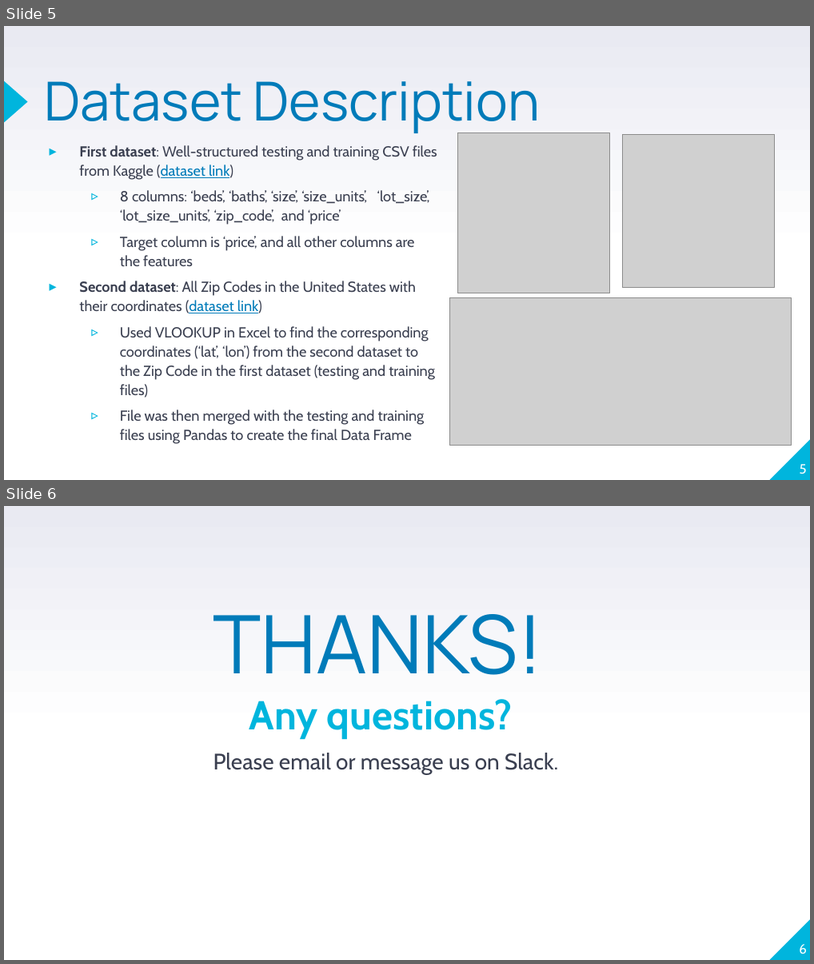
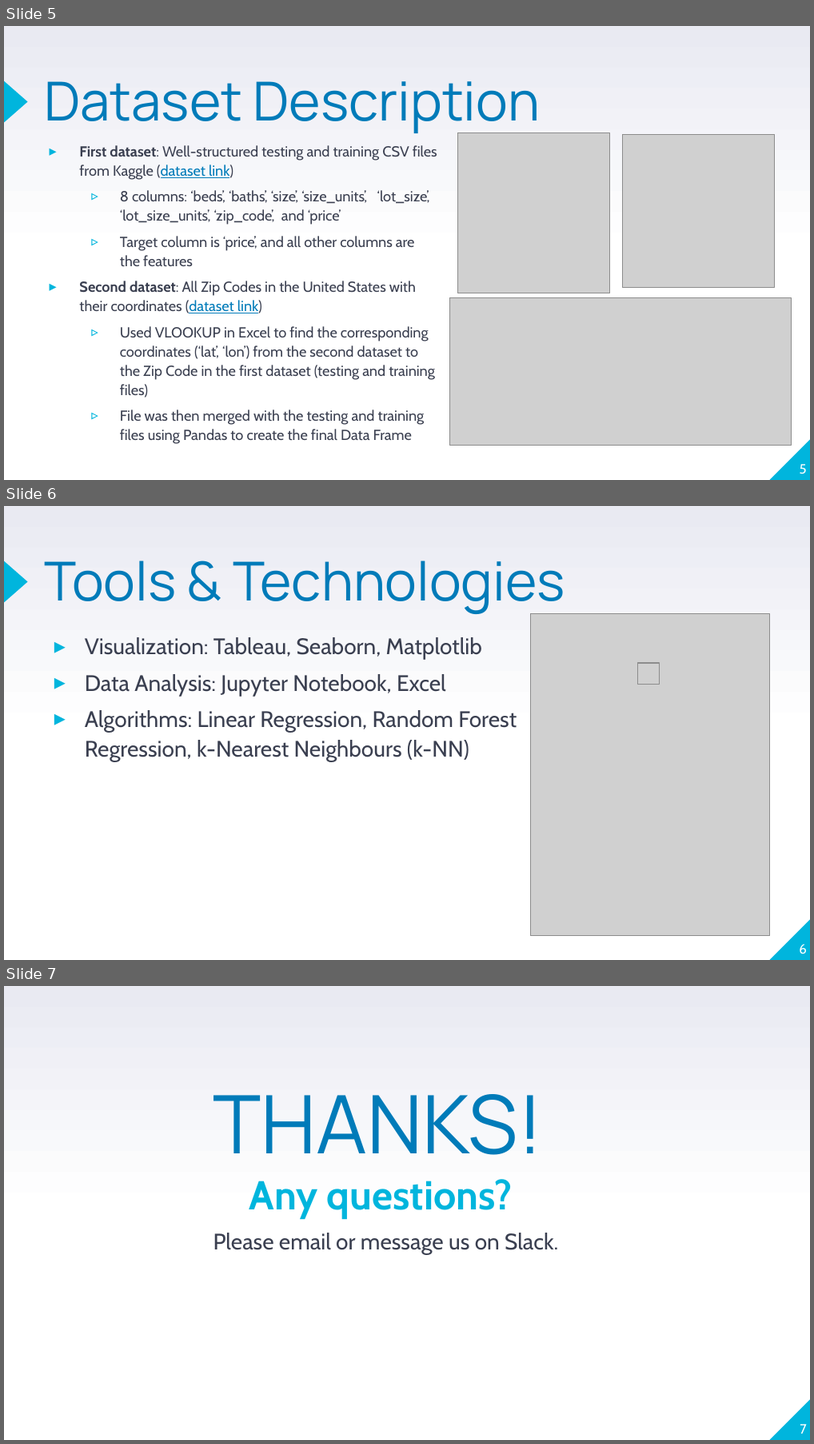
Before and after one commit to Tomas-habte/House_Price_Prediction_Project, a slide deck: House Price Prediction Project.pptx. Shown one above the other, each under a label of ours: slides 5 and 6 before the commit, slides 5, 6 and 7 after it. The pictures are 814x964 and 814x1444 pixels, drawn with LibreOffice and Linux fonts; fonts in the diff are those of the drawing; grey boxes stand for pictures. Boxes give left, top, right and bottom in pixels: in the first picture for what was removed or moved away, otherwise in the second. Text is boxed around its words. In the diff, an @@ line names an element or a change of style, - is before the commit and + after.

Commit message:
Uploading draft deliverable 2 presentation

```diff
--- a/House Price Prediction Project.pptx
+++ b/House Price Prediction Project.pptx
@@ slide 6 added at [4,506,810,960], background gradient #FFFFFF to #E9EAF2; not listed: 2 template elements that a slide beside it also shows @@
@@ title added at [44,560,566,615], 48 pt, text #007BB9 @@
+Tools & Technologies
@@ picture added at [530,613,770,936] @@
@@ text added at [85,637,517,761], 20 pt, text #3A3F50 @@
+▸ Visualization: Tableau, Seaborn, Matplotlib
+▸ Data Analysis: Jupyter Notebook, Excel
+▸ Algorithms: Linear Regression, Random Forest Regression, k-Nearest Neighbours (k-NN)
@@ picture added at [638,663,660,684] @@
@@ page number added at [799,944,807,954], 12 pt, text #FFFFFF @@
+6
@@ what was slide 6 is now slide 7 @@
@@ page number at [800,1424,806,1433]: text changed @@
-6
+7
```
